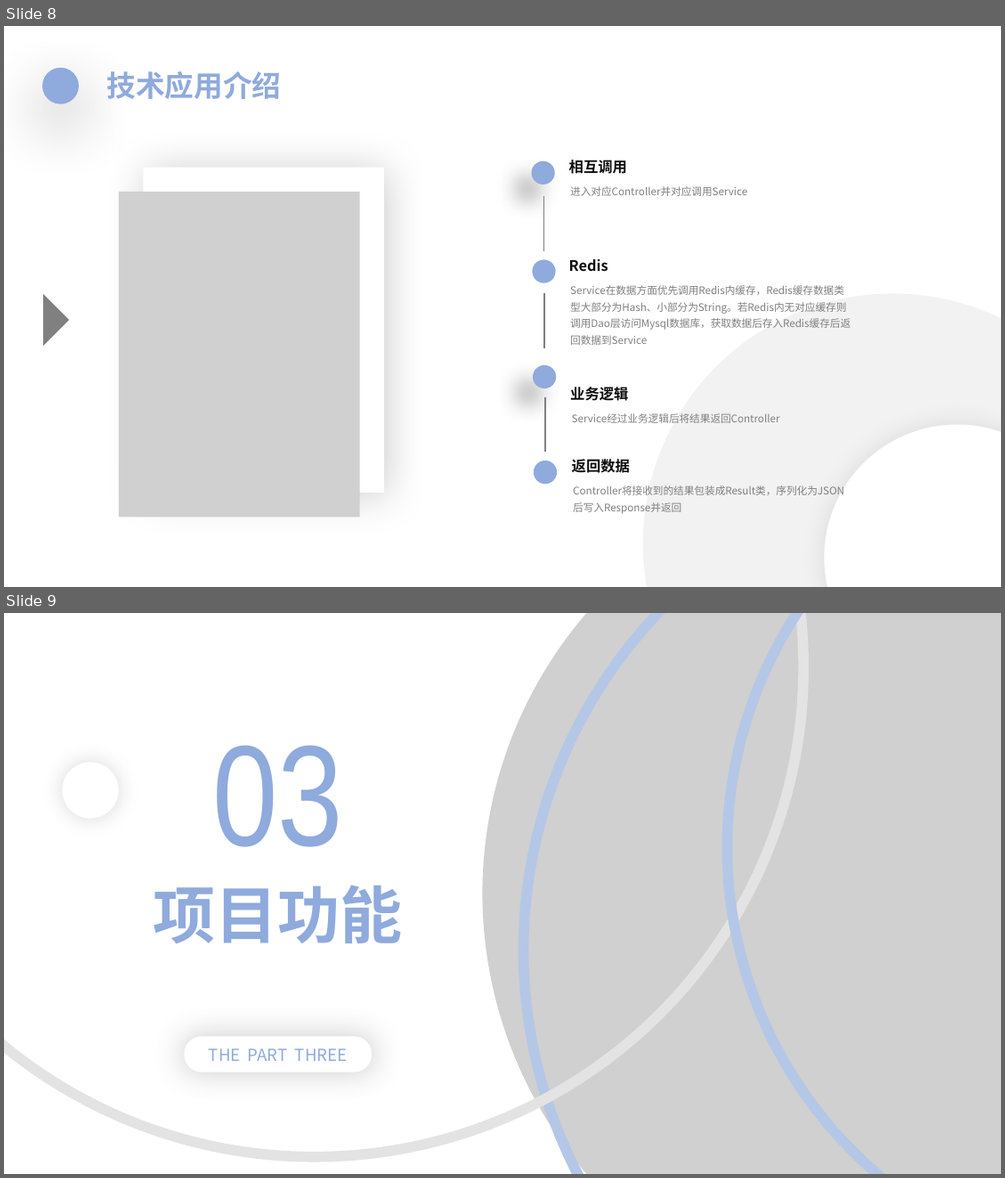
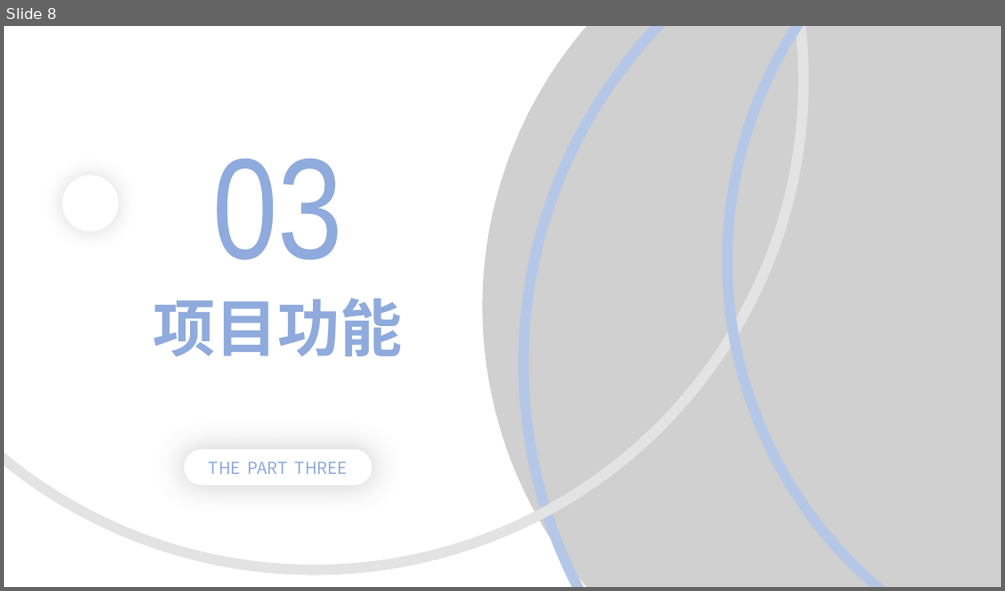
Before and after one commit to FlyRenxing/store-queue, a slide deck: doc/想不出商城介绍.pptx. Shown one above the other, each under a label of ours: slides 8 and 9 before the commit, slide 8 after it. The pictures are 1005x1178 and 1005x591 pixels, drawn with LibreOffice and Linux fonts; fonts in the diff are those of the drawing; grey boxes stand for pictures. Boxes give left, top, right and bottom in pixels: in the first picture for what was removed or moved away, otherwise in the second. Text is boxed around its words. In the diff, an @@ line names an element or a change of style, - is before the commit and + after.

Commit message:
修改了ppt，添加了演示视频的项目介绍、项目特点、功能演示

```diff
--- a/doc/想不出商城介绍.pptx
+++ b/doc/想不出商城介绍.pptx
@@ slide 8 removed at (4, 26, 1001, 587), background #FFFFFF @@
@@ ellipse removed at (42, 68, 79, 104) @@
@@ text removed at (107, 71, 282, 99) @@
-技术应用介绍
@@ rectangle removed at (143, 168, 384, 492) @@
@@ ellipse removed at (531, 161, 554, 184) @@
@@ text removed at (569, 160, 627, 174) @@
-相互调用
@@ picture removed at (119, 192, 360, 516) @@
@@ line removed from (544, 197) to (544, 251) @@
@@ text removed at (570, 186, 747, 196) @@
-进入对应Controller并对应调用Service
@@ ellipse removed at (532, 259, 555, 282) @@
@@ text removed at (569, 259, 608, 272) @@
-Redis
@@ text removed at (570, 285, 850, 329) @@
-Service在数据方面优先调用Redis内缓存，Redis缓存数据类型大部分为Hash、小部分为String。若Redis内无对应缓存则调用Dao层访问Mysql数据库，获取数据后存入Redis缓存后返回数据到Service
@@ right triangle removed at (17, 294, 69, 346) @@
@@ line removed from (544, 294) to (544, 348) @@
@@ ellipse removed at (643, 294, 1001, 587) @@
@@ ellipse removed at (533, 365, 556, 388) @@
@@ line removed from (545, 397) to (545, 452) @@
@@ text removed at (570, 386, 628, 401) @@
-业务逻辑
@@ text removed at (572, 413, 780, 423) @@
-Service经过业务逻辑后将结果返回Controller
@@ ellipse removed at (825, 425, 1001, 587) @@
@@ ellipse removed at (534, 460, 557, 483) @@
@@ text removed at (572, 457, 630, 476) @@
-返回数据
@@ text removed at (573, 485, 844, 495) @@
-Controller将接收到的结果包装成Result类，序列化为JSON后写入Response并返回
@@ what was slide 9 is now slide 8 @@
```
Also in this commit, not shown: 6 slides changed, 1 slide added, 1 other slide removed, 4 other files.
